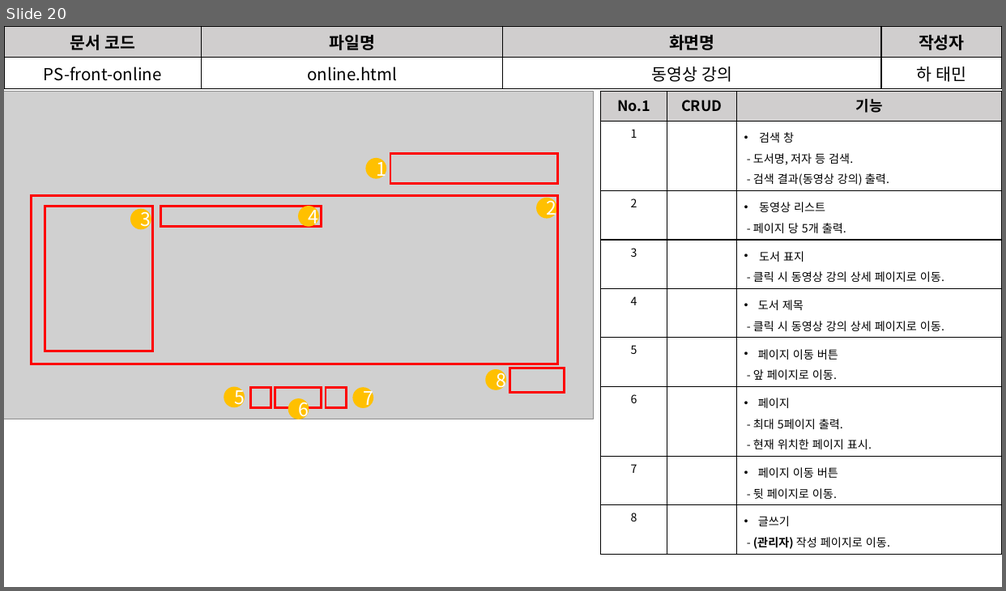
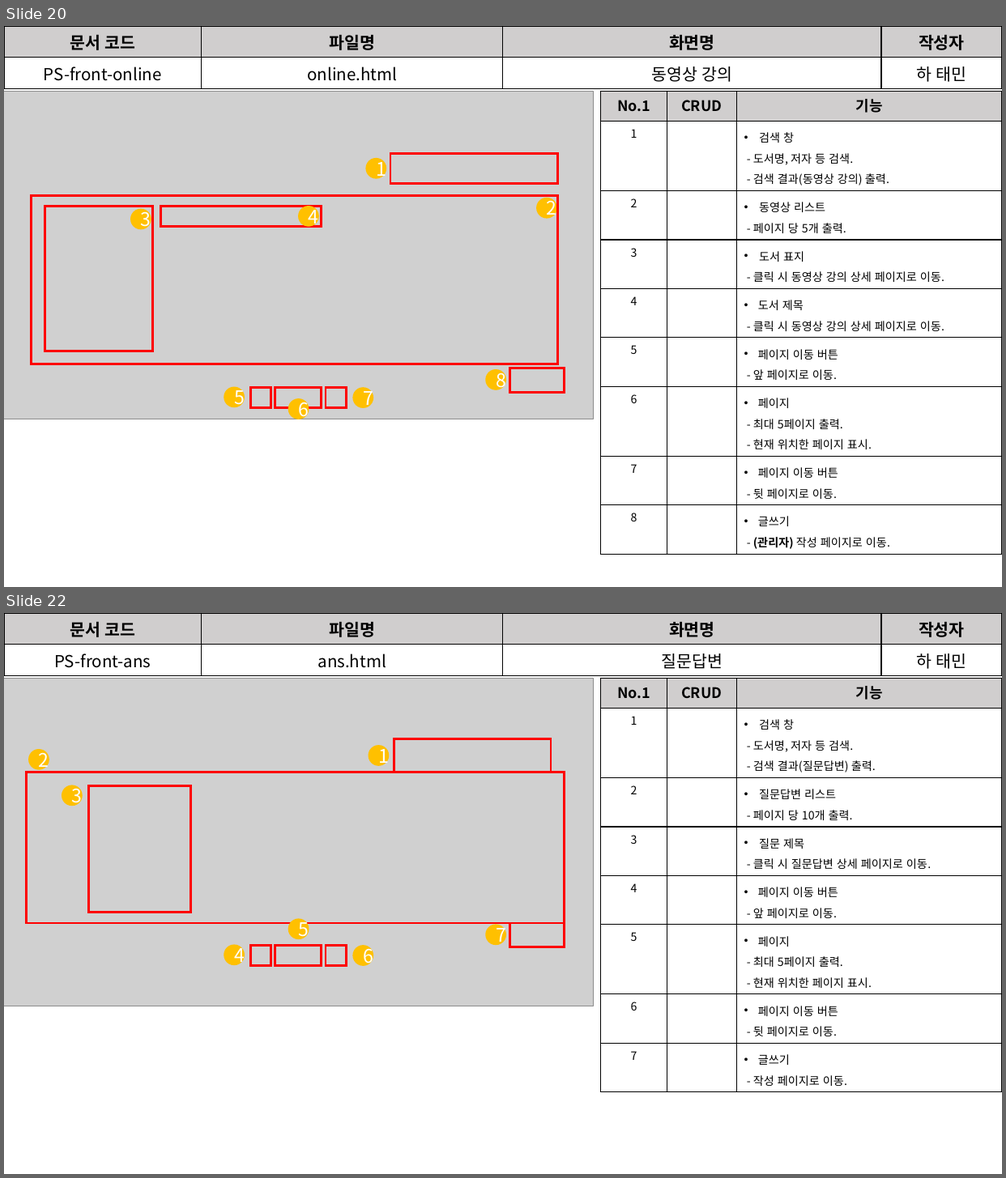
Before and after one commit to David-Ha-1217/Publisher_Portfolio, a slide deck: Documents/화면설계서.pptx. Shown one above the other, each under a label of ours: slide 20 before the commit, slides 20 and 22 after it; the slides between them are not shown. The pictures are 1006x591 and 1006x1178 pixels, drawn with LibreOffice and Linux fonts; fonts in the diff are those of the drawing; grey boxes stand for pictures. Boxes give left, top, right and bottom in pixels: in the first picture for what was removed or moved away, otherwise in the second. Text is boxed around its words. In the diff, an @@ line names an element or a change of style, - is before the commit and + after.

Commit message:
(2020-06-05) 기능정의서, 화면설계서 수정 중.

```diff
--- a/Documents/화면설계서.pptx
+++ b/Documents/화면설계서.pptx
@@ slide 22 added at bbox=[4, 613, 1002, 1174], background #FFFFFF @@
@@ table added at bbox=[4, 613, 1002, 674], 2 rows, 4 columns @@
+문서 코드 | 파일명 | 화면명 | 작성자
+PS-front-ans | ans.html | 질문답변 | 하 태민
@@ picture added at bbox=[4, 678, 593, 1007] @@
@@ table added at bbox=[602, 678, 1002, 1089], 8 rows, 3 columns @@
+No.1 | CRUD | 기능
+1 |  | 검색 창 / - 도서명, 저자 등 검색. / - 검색 결과(질문답변) 출력.
+2 |  | 질문답변 리스트 / - 페이지 당 10개 출력.
+3 |  | 질문 제목 / - 클릭 시 질문답변 상세 페이지로 이동.
+4 |  | 페이지 이동 버튼 / - 앞 페이지로 이동.
+5 |  | 페이지 / - 최대 5페이지 출력. / - 현재 위치한 페이지 표시.
+6 |  | 페이지 이동 버튼 / - 뒷 페이지로 이동.
+7 |  | 글쓰기 / - 작성 페이지로 이동.
@@ ellipse added at bbox=[28, 749, 49, 770], fill #FFC000, 18 pt, text #FFFFFF @@
+2
@@ ellipse added at bbox=[368, 746, 390, 766], fill #FFC000, 18 pt, text #FFFFFF @@
+1
@@ rectangle added at bbox=[394, 739, 551, 773], outline #FF0000 2.25 pt @@
@@ rectangle added at bbox=[27, 772, 564, 923], outline #FF0000 2.25 pt @@
@@ ellipse added at bbox=[62, 786, 83, 806], fill #FFC000, 18 pt, text #FFFFFF @@
+3
@@ rectangle added at bbox=[88, 786, 190, 913], outline #FF0000 2.25 pt @@
@@ ellipse added at bbox=[288, 918, 309, 939], fill #FFC000, 18 pt, text #FFFFFF @@
+5
@@ ellipse added at bbox=[485, 924, 506, 945], fill #FFC000, 18 pt, text #FFFFFF @@
+7
@@ rectangle added at bbox=[510, 924, 564, 948], outline #FF0000 2.25 pt @@
@@ ellipse added at bbox=[224, 944, 245, 965], fill #FFC000, 18 pt, text #FFFFFF @@
+4
@@ rectangle added at bbox=[250, 945, 271, 966], outline #FF0000 2.25 pt @@
@@ rectangle added at bbox=[275, 945, 322, 966], outline #FF0000 2.25 pt @@
@@ rectangle added at bbox=[326, 945, 347, 966], outline #FF0000 2.25 pt @@
@@ ellipse added at bbox=[353, 945, 374, 966], fill #FFC000, 18 pt, text #FFFFFF @@
+6
```
Also in this commit, not shown: 4 slides changed, 6 other slides added, 1 other file.
